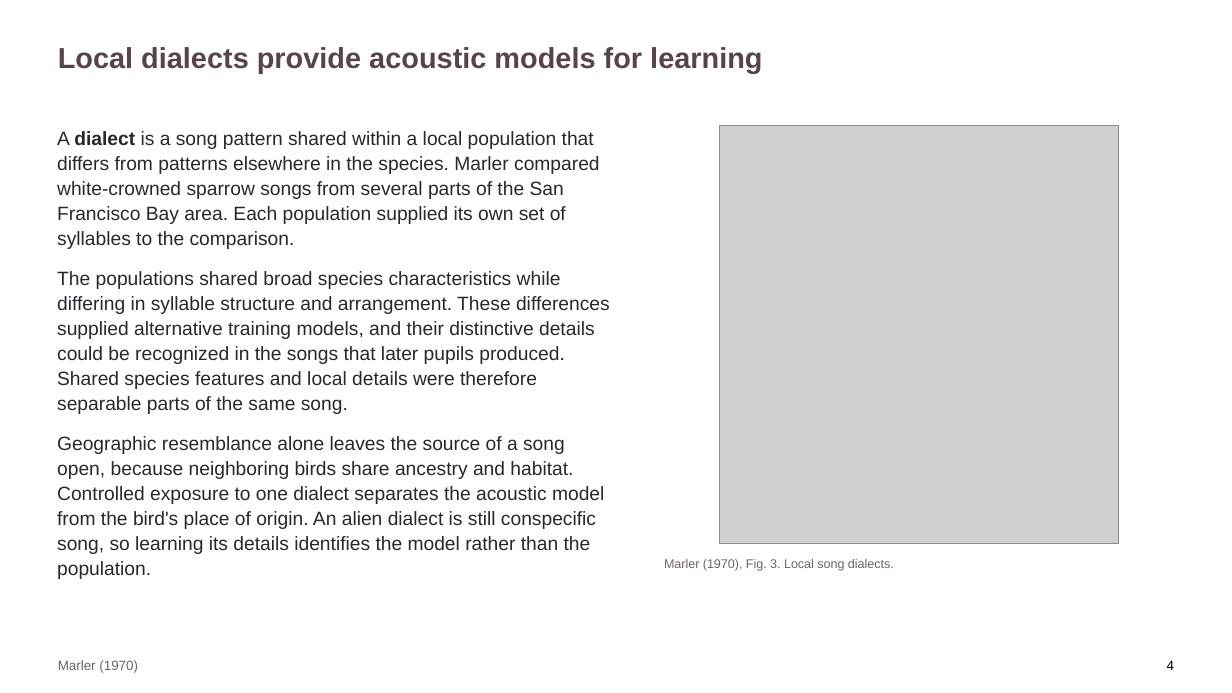
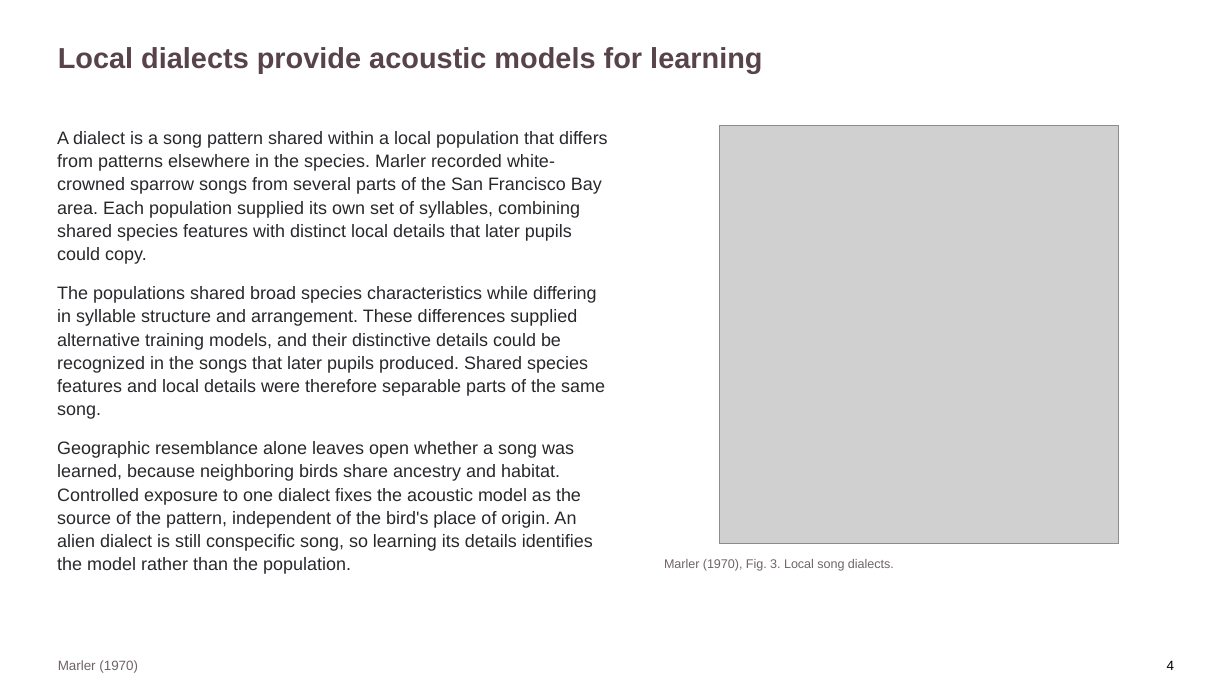
Before and after one commit to jordanxxlopez/NEUROETHOLOGY, a slide deck: slide 5 of scaffolded/Neuroethology_Lecture33_FA2026_SCAFFOLDED.pptx. Drawn at 1232x693 pixels with LibreOffice and Linux fonts; fonts in the diff are those of the drawing; grey boxes stand for pictures. Boxes give left, top, right and bottom in pixels: in the first picture for what was removed or moved away, otherwise in the second. Text is boxed around its words. In the diff, an @@ line names an element or a change of style, - is before the commit and + after.

```diff
--- a/scaffolded/Neuroethology_Lecture33_FA2026_SCAFFOLDED.pptx
+++ b/scaffolded/Neuroethology_Lecture33_FA2026_SCAFFOLDED.pptx
@@ text at <box>57,131,608,264</box>: text changed; size 15 to 14 pt @@
-A dialect is a song pattern shared within a local population that differs from patterns elsewhere in the species. Marler compared white-crowned sparrow songs from several parts of the San Francisco Bay area. Each population supplied its own set of syllables to the comparison.
+A dialect is a song pattern shared within a local population that differs from patterns elsewhere in the species. Marler recorded white-crowned sparrow songs from several parts of the San Francisco Bay area. Each population supplied its own set of syllables, combining shared species features with distinct local details that later pupils could copy.
@@ text at <box>57,286,605,419</box>: size 15 to 14 pt in "The populations shared broad species characteristics while ..." @@
@@ text at <box>57,441,593,574</box>: text changed; size 15 to 14 pt @@
-Geographic resemblance alone leaves the source of a song open, because neighboring birds share ancestry and habitat. Controlled exposure to one dialect separates the acoustic model from the bird's place of origin. An alien dialect is still conspecific song, so learning its details identifies the model rather than the population.
+Geographic resemblance alone leaves open whether a song was learned, because neighboring birds share ancestry and habitat. Controlled exposure to one dialect fixes the acoustic model as the source of the pattern, independent of the bird's place of origin. An alien dialect is still conspecific song, so learning its details identifies the model rather than the population.
```
Also in this commit, not shown: 22 other slides changed, 4 other files.
